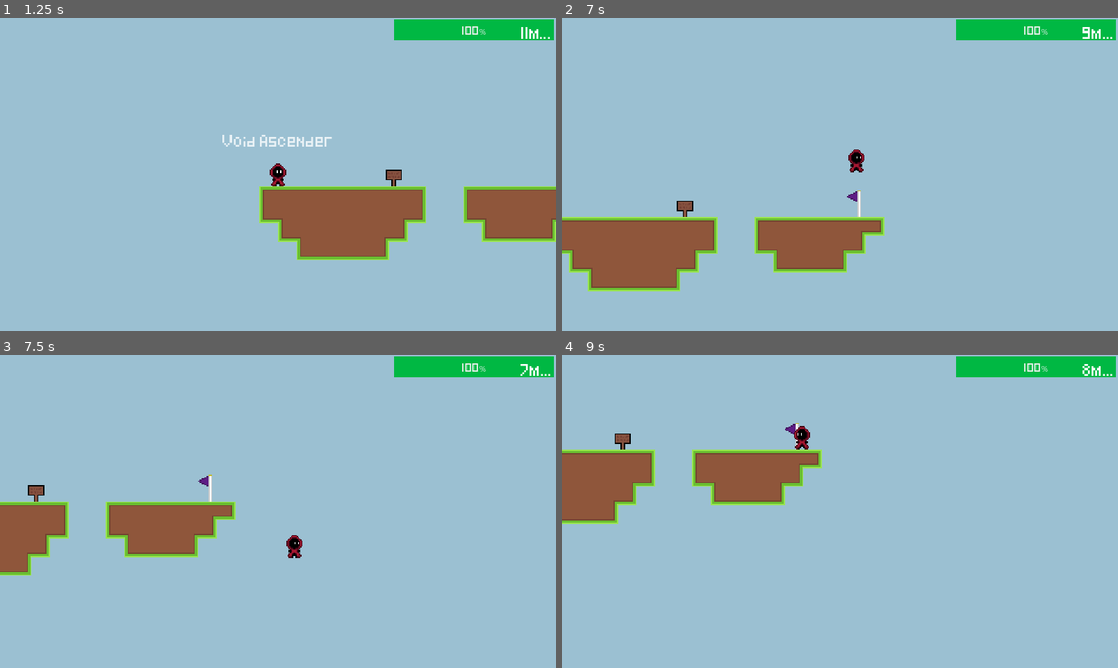
Above: before the commit, frames 1-4 (two rows, left to right).
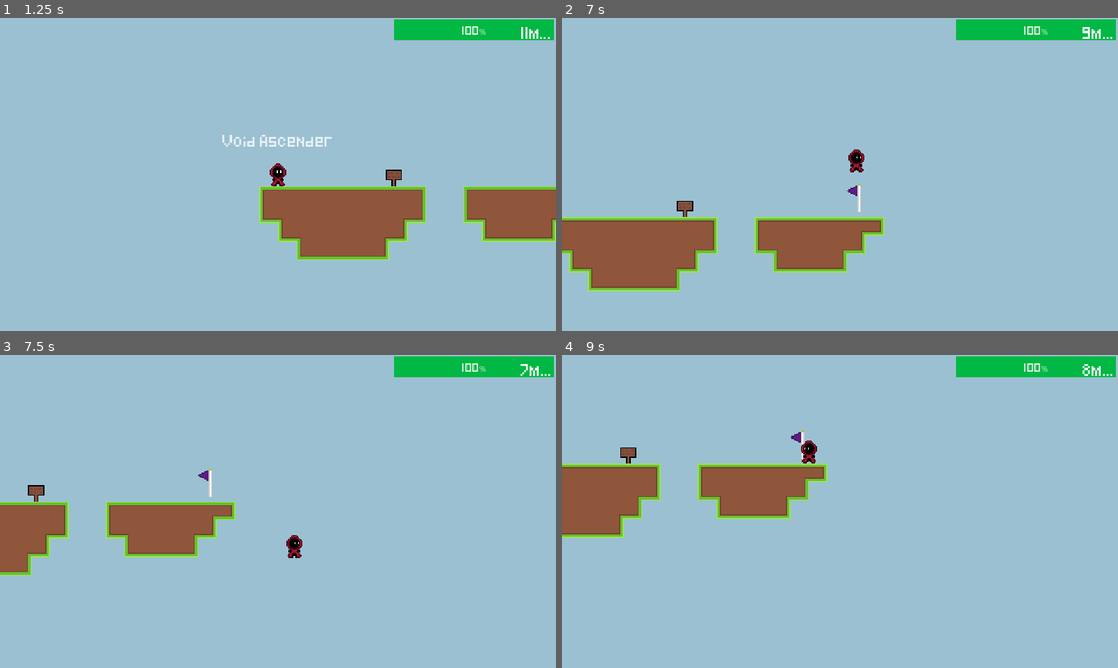
Above: after the commit, the same moments.

Repository: StormLight14/void-ascender
Game: Godot game, scene res://ui/menu/menu_ui.tscn
Two runs of this game, one before a commit and one after it. Both use one fixed random seed, a clock stepped at 60 frames per second and the inputs below. Sound files missing from this copy of the repository are replaced by a short silence.
Inputs:
- Up to frame 1 (1.25 s): click "NEW GAME" at 0.5 s
- Up to frame 2 (7 s): hold Shift (climb) 1.28-2.03 s; hold D (right) 1.28-2.78 s; tap Space (jump) at 1.52, 2.27, 3.77, 4.52, 5.27, 6.77 s; tap E (interact) every 1.5 s from 2.1 to 6.6 s; hold Shift (climb) 2.78-3.53 s; hold A (left) 2.78-5.03 s; hold Shift (climb) 4.28-5.03 s; tap Escape (ui_cancel) at 4.9 s; tap Enter at 5 s; hold D (right) from 5.03 s (still down); hold Shift (climb) 5.78-6.53 s
- Up to frame 3 (7.5 s): keep holding D (right); hold Shift (climb) from 7.28 s (still down)
- Up to frame 4 (9 s): tap Space (jump) at 7.52, 8.27 s; release Shift (climb) at 8.03 s; tap E (interact) at 8.1 s; release D (right) at 8.78 s; hold A (left) from 8.78 s (still down); hold Shift (climb) from 8.78 s (still down)

Frame 1 is identical in both runs. In frame 2, less than 0.1% of the frame differs, in the area x 51-54%, y 53-64%; in frame 3, less than 0.1%; in frame 4, 5.7%, in the area x 0-48%, y 21-59%.

Commit message:
make checkpoint grid snap better

Diff:
--- a/level/checkpoint.tscn
+++ b/level/checkpoint.tscn
@@ -4,7 +4,7 @@
 [ext_resource type="Script" path="res://level/checkpoint.gd" id="1_yagbq"]
 
 [sub_resource type="RectangleShape2D" id="RectangleShape2D_vf4hf"]
-size = Vector2(12, 57)
+size = Vector2(12, 52.5)
 
 [node name="Checkpoint" type="Area2D" groups=["Checkpoint"]]
 collision_layer = 4
@@ -15,7 +15,7 @@
 texture = ExtResource("1_1budu")
 
 [node name="CollisionShape2D" type="CollisionShape2D" parent="."]
-position = Vector2(-1, -16.5)
+position = Vector2(0, -10.25)
 shape = SubResource("RectangleShape2D_vf4hf")
 
 [connection signal="body_entered" from="." to="." method="_on_body_entered"]
--- a/level/levels/tutorial.tscn
+++ b/level/levels/tutorial.tscn
@@ -12,7 +12,7 @@
 texture = ExtResource("2_gbcy5")
 
 [node name="Checkpoint" parent="Checkpoints" index="0" instance=ExtResource("3_4read")]
-position = Vector2(248, 21)
+position = Vector2(248, 16)
 
 [node name="Sign" parent="Objects" index="0" instance=ExtResource("3_0xh6f")]
 position = Vector2(100, 24)
--- a/project.godot
+++ b/project.godot
@@ -77,12 +77,6 @@
 , Object(InputEventJoypadButton,"resource_local_to_scene":false,"resource_name":"","device":-1,"button_index":0,"pressure":0.0,"pressed":true,"script":null)
 ]
 }
-ui_cancel={
-"deadzone": 0.5,
-"events": [Object(InputEventKey,"resource_local_to_scene":false,"resource_name":"","device":0,"window_id":0,"alt_pressed":false,"shift_pressed":false,"ctrl_pressed":false,"meta_pressed":false,"pressed":false,"keycode":4194305,"physical_keycode":0,"key_label":0,"unicode":0,"echo":false,"script":null)
-, Object(InputEventJoypadButton,"resource_local_to_scene":false,"resource_name":"","device":-1,"button_index":1,"pressure":0.0,"pressed":true,"script":null)
-]
-}
 left={
 "deadzone": 0.5,
 "events": [Object(InputEventKey,"resource_local_to_scene":false,"resource_name":"","device":-1,"window_id":0,"alt_pressed":false,"shift_pressed":false,"ctrl_pressed":false,"meta_pressed":false,"pressed":false,"keycode":0,"physical_keycode":65,"key_label":0,"unicode":97,"echo":false,"script":null)
Binary file changed: assets/level/flag.png
